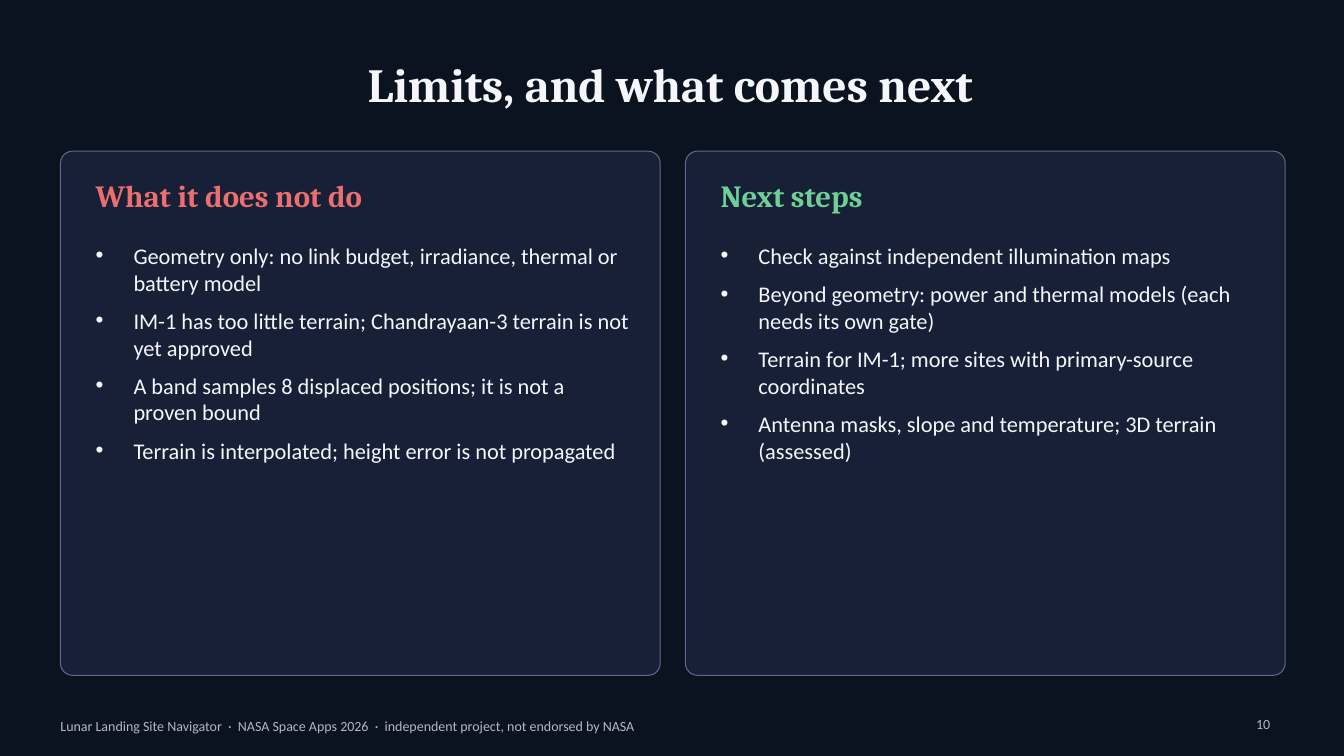
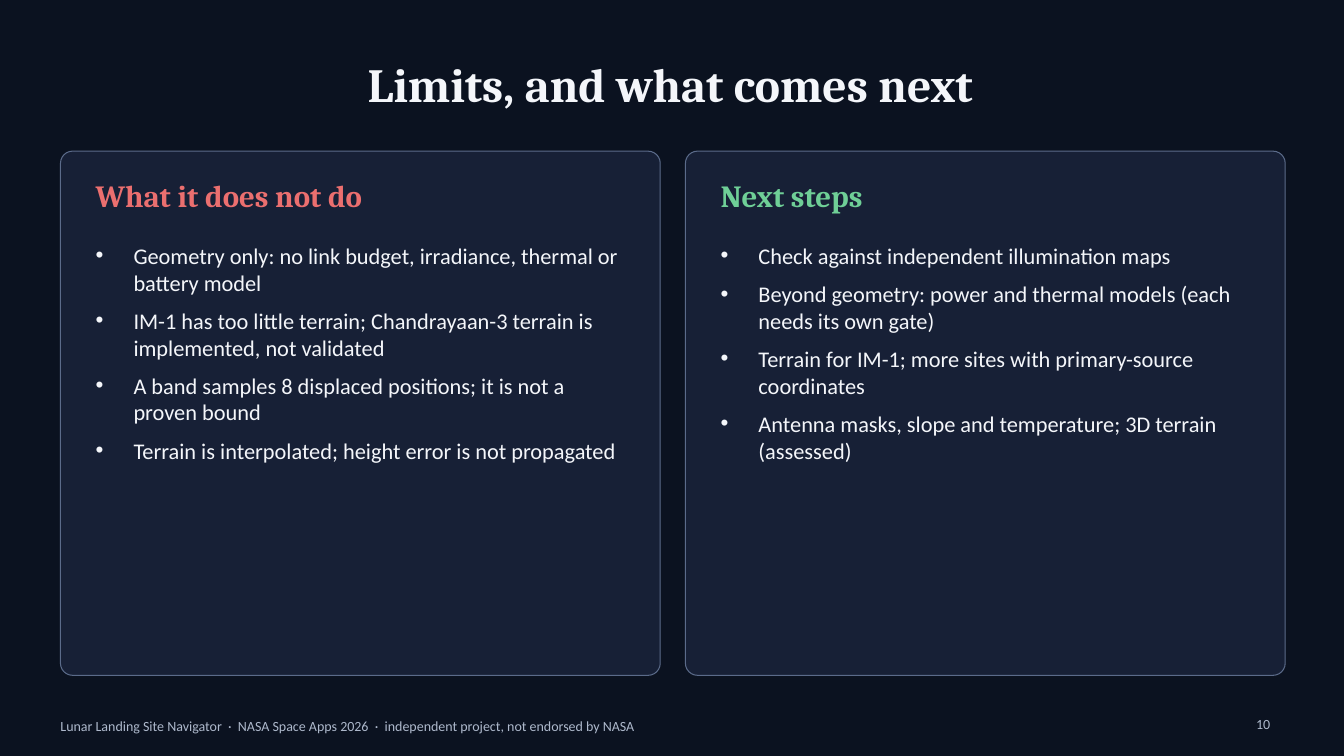
Before and after one commit to Dhinu-2001/NASA-Space-Apps-2026, a slide deck: slide 10 of docs/stage11/presentation/Lunar_Landing_Site_Navigator.pptx. Drawn at 1344x756 pixels with LibreOffice and Linux fonts; fonts in the diff are those of the drawing. Boxes give left, top, right and bottom in pixels: in the first picture for what was removed or moved away, otherwise in the second. Text is boxed around its words. In the diff, an @@ line names an element or a change of style, - is before the commit and + after.

```diff
--- a/docs/stage11/presentation/Lunar_Landing_Site_Navigator.pptx
+++ b/docs/stage11/presentation/Lunar_Landing_Site_Navigator.pptx
@@ text at (134,313,593,360): text changed @@
-• IM-1 has too little terrain; Chandrayaan-3 terrain is not yet approved
+• IM-1 has too little terrain; Chandrayaan-3 terrain is implemented, not validated
```
Also in this commit, not shown: 3 other slides changed, 36 other files.
